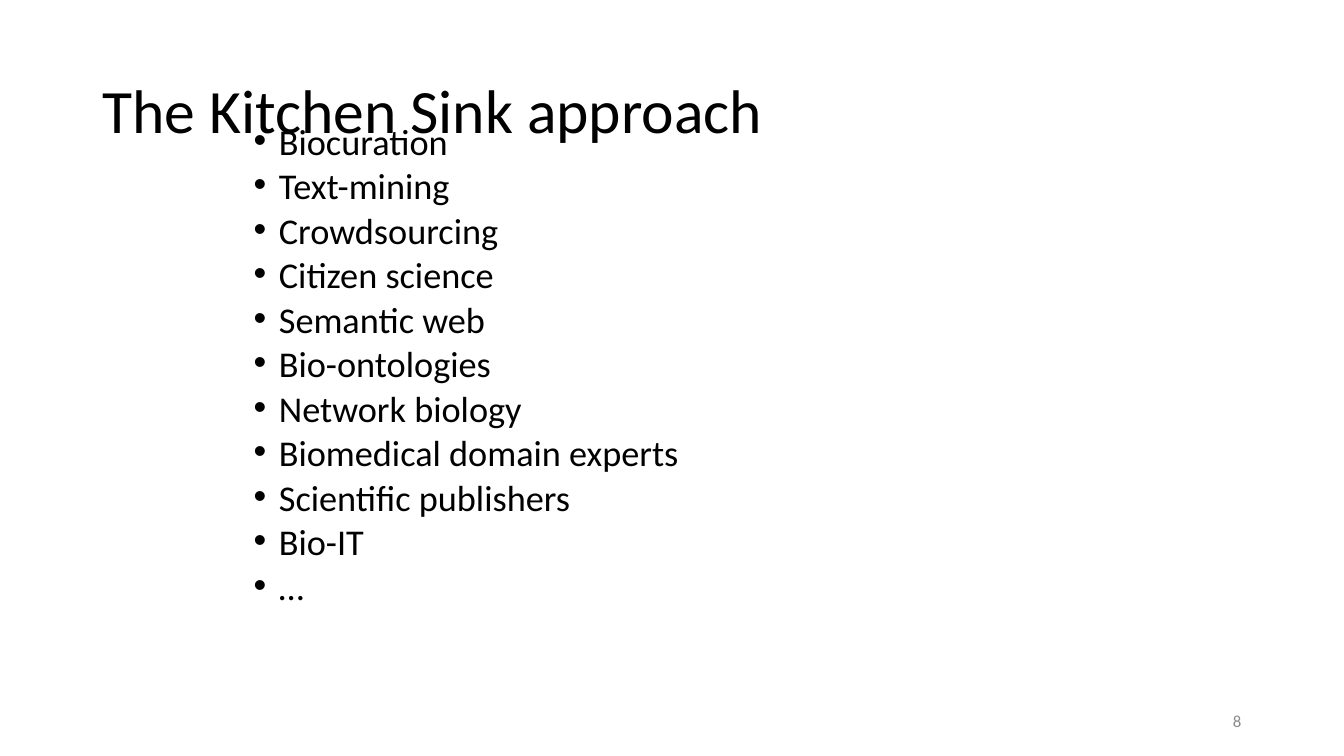
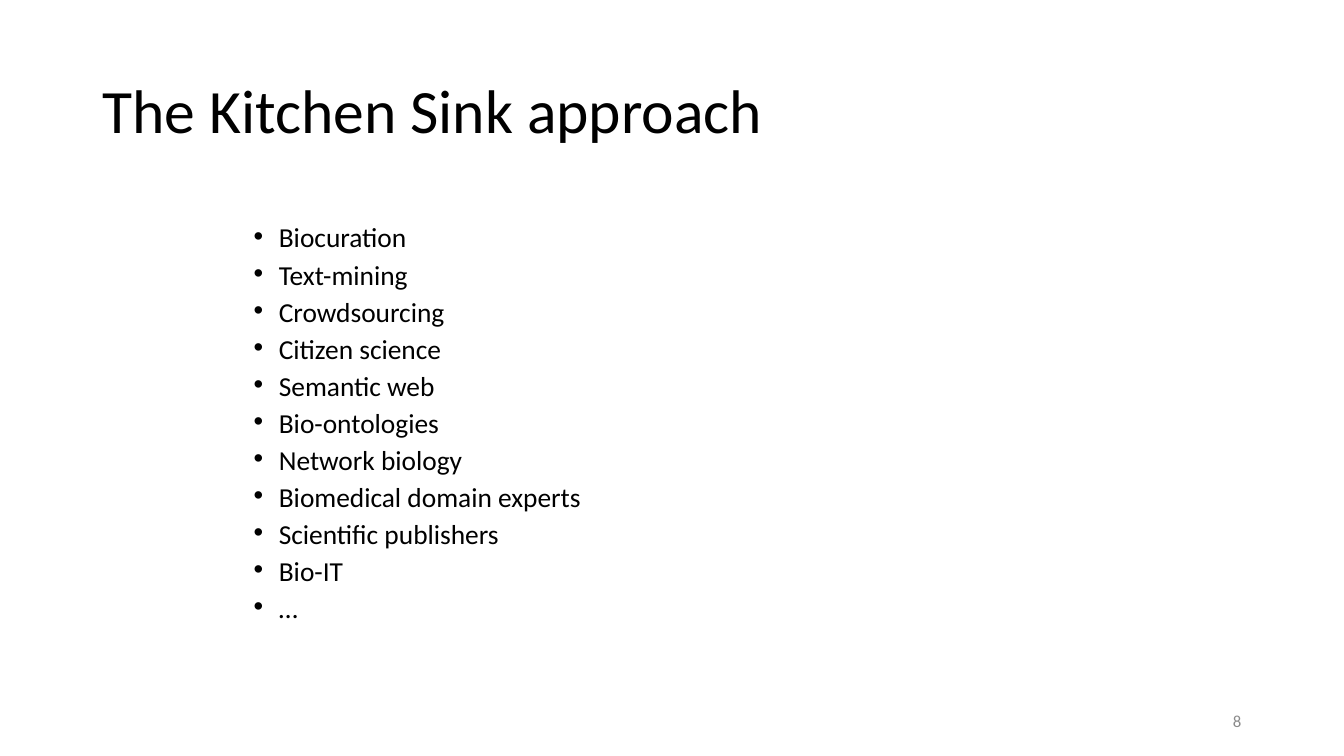
Before and after one commit to Network-of-BioThings/nob-hq, a slide deck: slide 8 of media/nob-intro-stanford-hackathon.pptx. Drawn at 1344x756 pixels with LibreOffice and Linux fonts; fonts in the diff are those of the drawing. Boxes give left, top, right and bottom in pixels: in the first picture for what was removed or moved away, otherwise in the second. Text is boxed around its words. In the diff, an @@ line names an element or a change of style, - is before the commit and + after.

```diff
--- a/media/nob-intro-stanford-hackathon.pptx
+++ b/media/nob-intro-stanford-hackathon.pptx
@@ text "Biocuration" moved from (x1=279, y1=125, x2=678, y2=556) to (x1=279, y1=228, x2=580, y2=582) @@
@@ text "Biocuration" at (x1=279, y1=228, x2=580, y2=582): size 25.9 to 19.6 pt @@
```
Also in this commit, not shown: 2 other slides changed.
